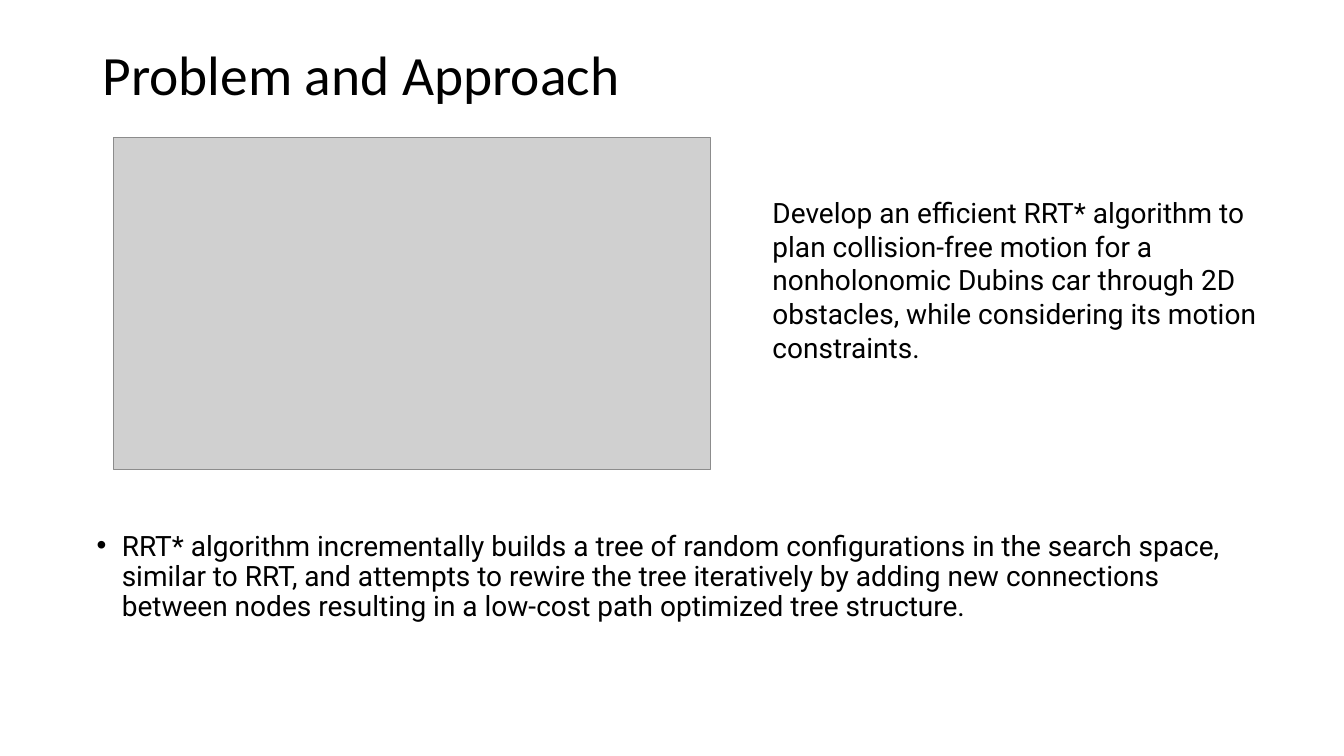
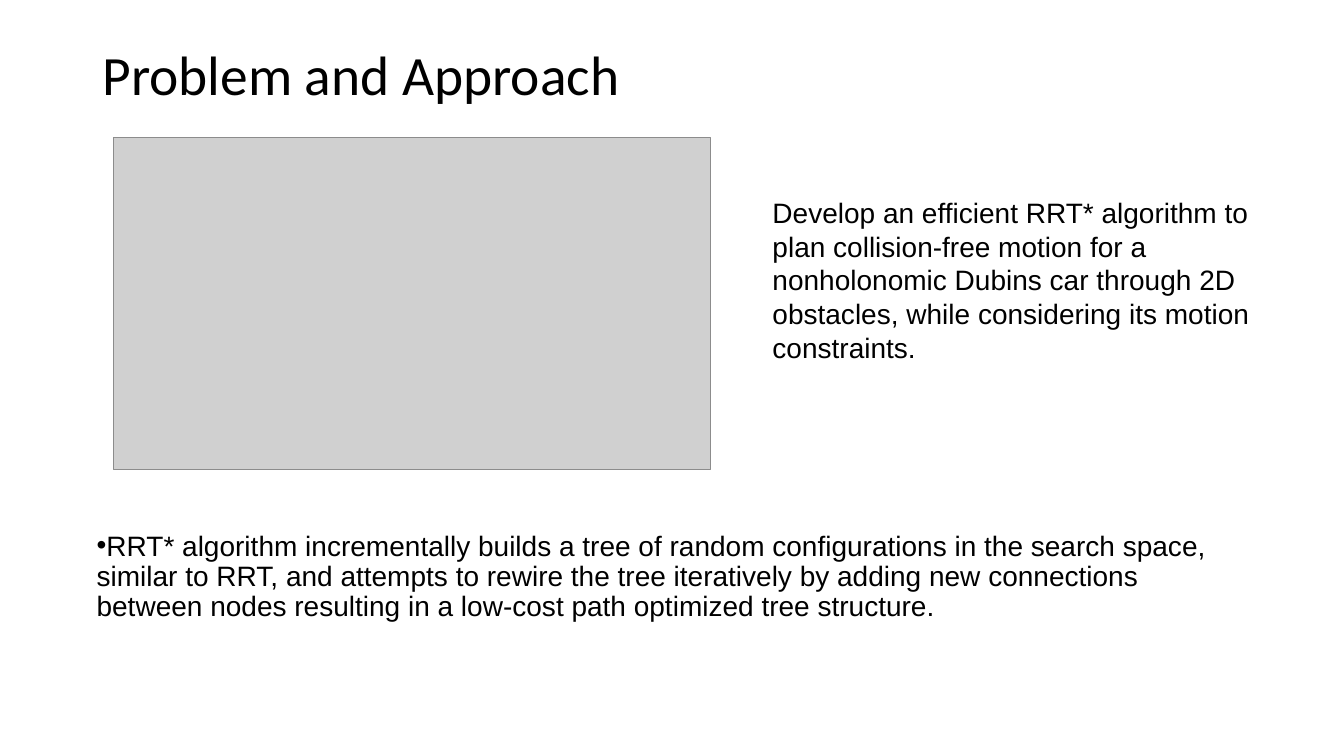
Before and after one commit to Kalpit-Vadnerkar/Path-Planning-for-Dubins-Car, a slide deck: slide 2 of CPSC_8810_FinalPresentation.pptx. Drawn at 1344x756 pixels with LibreOffice and Linux fonts; fonts in the diff are those of the drawing; grey boxes stand for pictures. Boxes give left, top, right and bottom in pixels: in the first picture for what was removed or moved away, otherwise in the second. Text is boxed around its words. In the diff, an @@ line names an element or a change of style, - is before the commit and + after.

```diff
--- a/CPSC_8810_FinalPresentation.pptx
+++ b/CPSC_8810_FinalPresentation.pptx
@@ text "RRT* algorithm incrementally builds a ..." at (x1=97, y1=535, x2=1206, y2=621): font Roboto to Arial; indent changed @@
@@ text "Develop an efficient RRT* algorithm ..." at (x1=772, y1=202, x2=1249, y2=359): font Roboto to Arial @@
```
Also in this commit, not shown: 5 other slides changed, 2 slides removed, 3 other files.
